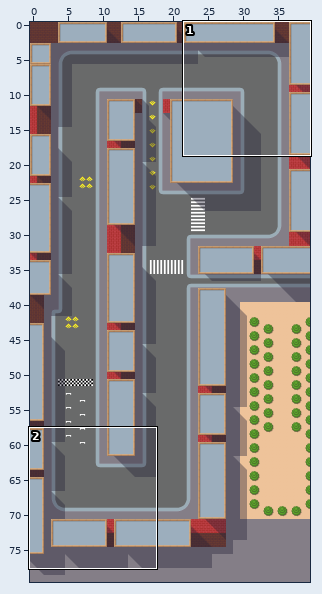
Level history. Tiled map: core/assets/maps/be.tmx. Above, an overview of the earlier version with the close-up marked.
Close-up. Before the edit:
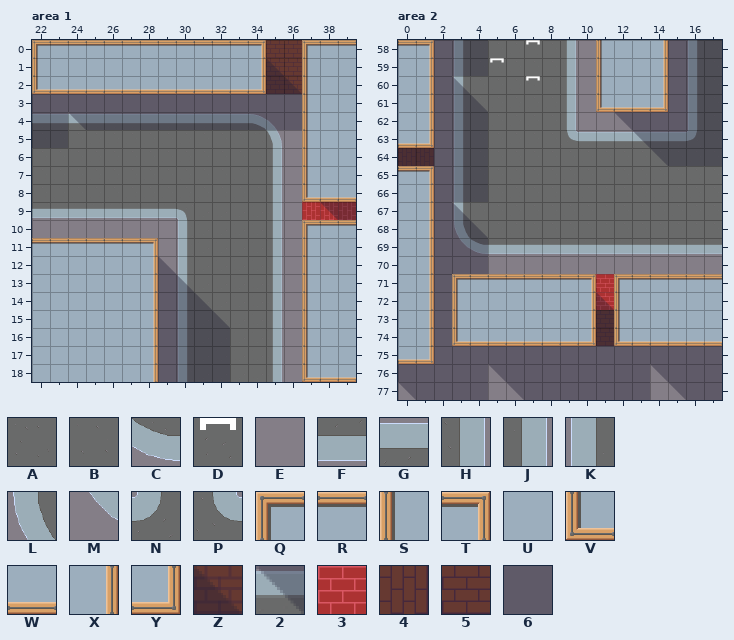
Cells are 64x64 px. Shown: area 1 x 22..39, y 0..18; area 2 x 0..17, y 58..77. The commit also changed other parts of the map, which this record leaves out.
Key: from "city": A 0 turned 270, B 2 turned 270, C 3 turned 90, D 5, E 6, F 8, G 8 turned 180, H 8 turned 270, J 9 turned 270, K 9 turned 90, L 10 turned 90, M 11 turned 90, N 13 turned 180, P 13 turned 270, Q 32, R 33, S 33 turned 270, T 34, U 35, V 40, W 41, X 41 turned 270, Y 42, Z 54, 2 54 turned 180, 3 60 turned 90, 4 61, 5 61 turned 90, 6 62.
_ is an empty cell, # one hidden under a higher layer.
Layers that did not change in this view are not listed.
Layer "Obstacles" before, area 1, first column x 22:
 0 QRRRRRRRRRRRT__QRR
 1 SUUUUUUUUUUUXZ_SUU
 2 VWWWWWWWWWWWY6ZSUU
 3 666666666666666SUU
 4 662666666666666SUU
 5 66_____________SUU
 6 _______________SUU
 7 _______________SUU
 8 _______________VWW
 9 ________________26
10 _______________QRR
11 RRRRRRT________SUU
12 UUUUUUXZ_______SUU
13 UUUUUUX6Z______SUU
14 UUUUUUX66Z_____SUU
15 UUUUUUX666Z____SUU
16 UUUUUUX6666____SUU
17 UUUUUUX6666____SUU
18 UUUUUUX6666____VWW
Layer "Ground" before, area 2, first column x 0:
58 ##EKBBBDBHE####EKB
59 ##EKBDBBBJE####EKB
60 ##EKBBBDBHE####EKB
61 ##EKBBBBBJE####EKB
62 ##EKBBBBBHEEEEEEKB
63 ##EKBBBBBPGGGGGGNB
64 44EKBBBBBBBBBBBBBB
65 ##EKBBBBBBBBBBBBBB
66 ##EKBBBBBBBBBBBBBB
67 ##EKBBBBBBBBBBBBBB
68 ##ELABBBBBBBBBBBBB
69 ##EMCFFFFFFFFFFFFF
70 ##EEEEEEEEEEEEEEEE
71 ##E########3######
72 ##E########3######
73 ##E########5######
74 ##E########5######
75 ##EEEEEEEEEEEEEEEE
76 EEEEEEEEEEEEEEEEEE
77 EEEEEEEEEEEEEEEEEE
Layer "Obstacles" before, area 2, first column x 0:
58 RT666______SUUX666
59 UX666______SUUX666
60 UX6Z_______SUUX666
61 UX66Z______VWWY666
62 UX666_______266666
63 WY666________26666
64 66666_________2666
65 RT666_____________
66 UX666_____________
67 UX6Z______________
68 UX66Z_____________
69 UX666_____________
70 UX666_____________
71 UX6QRRRRRRT_QRRRRR
72 UX6SUUUUUUXZSUUUUU
73 UX6SUUUUUUX6SUUUUU
74 UX6VWWWWWWY6VWWWWW
75 WY6666666666666666
76 666662666666662666
77 26666_26666666_266
Once edited:
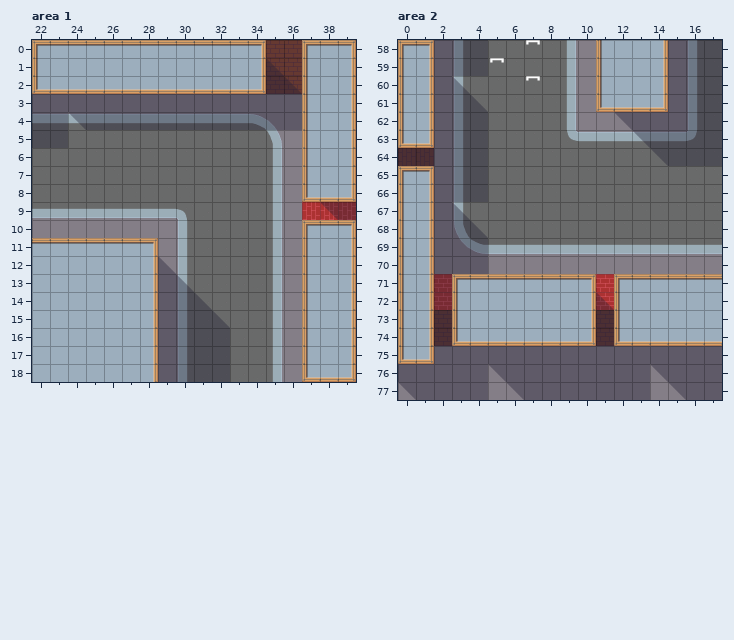
See-through tiles are keyed as they look on the map.
The edit:
Layer "Obstacles", area 1:
Tile R gives way to tile T in row 0 at x 39; in row 10 at x 39.
Tile U gives way to tile X in rows 1 to 7 at x 39; in rows 11 to 17 at x 39.
Tile W gives way to tile Y in row 8 at x 39; in row 18 at x 39.
Layer "Ground", area 2:
Tile E gives way to tile 3 in rows 71 to 72 at x 2.
Tile E gives way to tile 5 in rows 73 to 74 at x 2.
Layer "Obstacles", area 2:
Tile R gives way to tile Q in row 58 at x 0; in row 65 at x 0.
Tile U gives way to tile S in rows 59 to 62 at x 0; in rows 66 to 74 at x 0.
Tile W gives way to tile V in row 63 at x 0; in row 75 at x 0.
